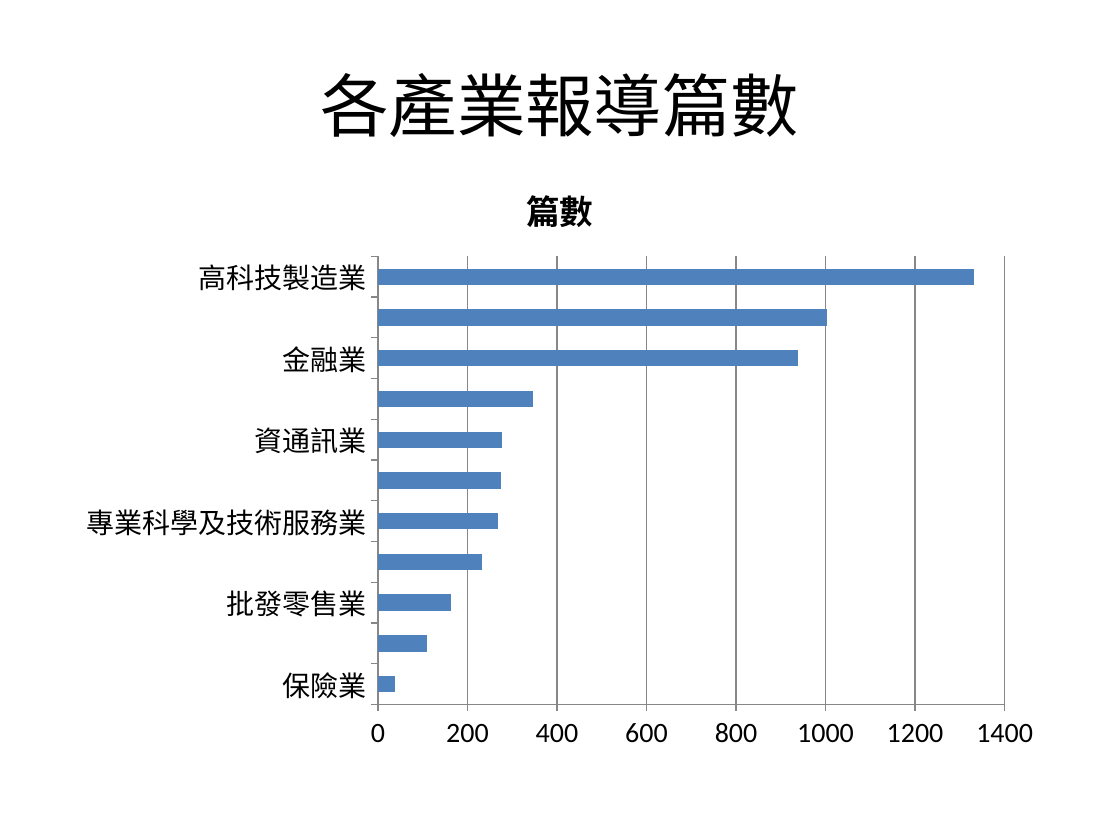
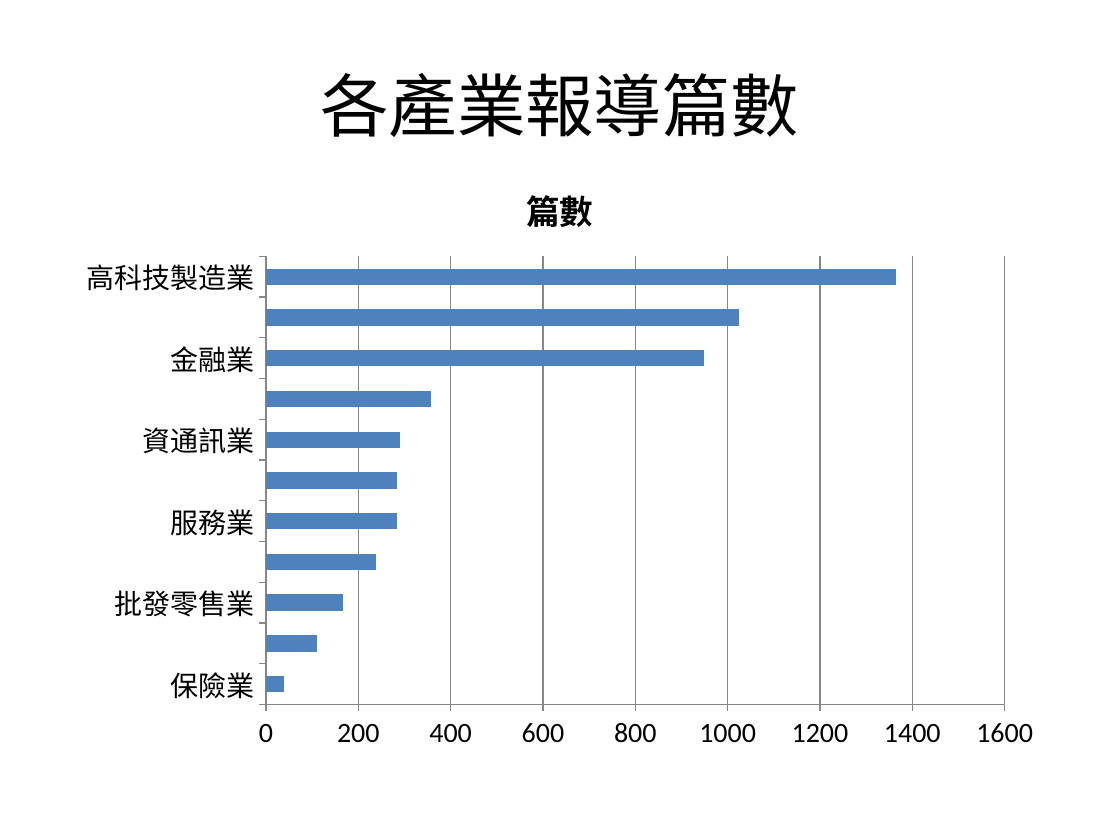
Before and after one commit to AndyChen825/industry-monitor, a slide deck: slide 3 of docs/reports/台灣產業趨勢監測週報_2026-08-31_2026-09-07.pptx. Drawn at 1120x840 pixels with LibreOffice and Linux fonts; fonts in the diff are those of the drawing. Boxes give left, top, right and bottom in pixels: in the first picture for what was removed or moved away, otherwise in the second. Text is boxed around its words. In the diff, an @@ line names an element or a change of style, - is before the commit and + after.

```diff
--- a/docs/reports/台灣產業趨勢監測週報_2026-08-31_2026-09-07.pptx
+++ b/docs/reports/台灣產業趨勢監測週報_2026-08-31_2026-09-07.pptx
@@ bar chart at (67,157,1053,762) @@
-categories: 保險業, 傳統製造業, 批發零售業, 住宿及餐飲業, 專業科學及技術服務業, 服務業, 資通訊業, 醫療保健業, 金融業, 政府教育單位, 高科技製造業
+categories: 保險業, 傳統製造業, 批發零售業, 住宿及餐飲業, 服務業, 專業科學及技術服務業, 資通訊業, 醫療保健業, 金融業, 政府教育單位, 高科技製造業
-篇數: 40, 110, 160, 230, 270, 270, 280, 350, 940, 1000, 1330
+篇數: 40, 110, 170, 240, 280, 280, 290, 360, 950, 1020, 1360
```
Also in this commit, not shown: 5 other slides changed, 6 other files.
